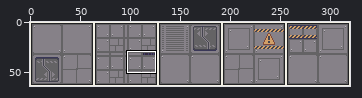
Pixel-art file, stored at art/modules/Floor_2x2.ase. The picture above shows the old version from afar; the outline marks the close-up.
Close-up. Old version:
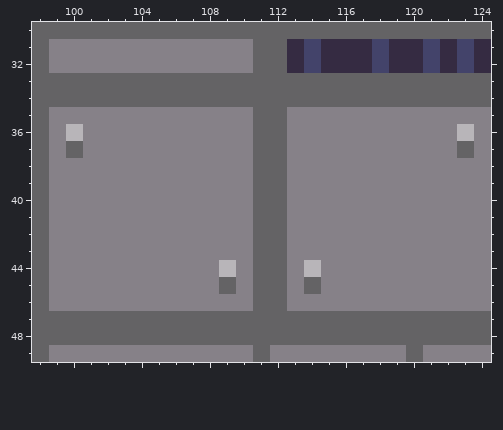
320x64 pixels, 1 frame. Shown: x 98..124, y 30..49. The commit also changed other parts of the picture, which this record leaves out.
And afterwards:
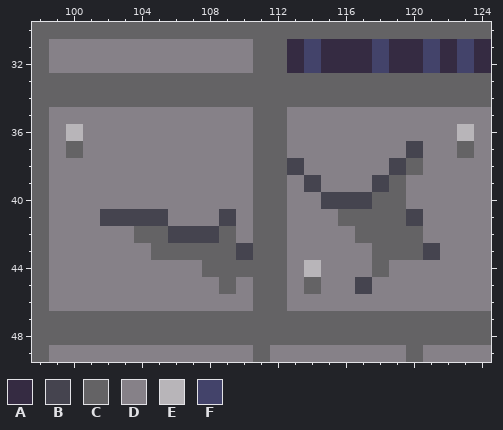
Palette (. is transparent): A #352b42  B #45444f  C #646365  D #868188  E #b8b5b9  F #43436a
The exact change:
layer "Layer 2" added
Layer "Layer 2":
Colour D becomes colour B in row 37 at x 120; in row 38 at x 113 and 119; in row 39 at x 114 and 118; in row 40 at x 115 to 117; in row 41 at x 102 to 105, 109 and 120; in row 42 at x 106 to 108.
Colour D becomes colour B in row 43 at x 110 and 121; in row 45 at x 117.
Colour D becomes colour C in row 38 at x 120; in row 39 at x 119; in row 40 at x 118 to 119; in row 41 at x 116 to 119; in row 42 at x 104 to 105, 109 and 117 to 120; in row 43 at x 105 to 109 and 118 to 120.
Colour D becomes colour C in row 44 at x 108, 110 and 118.
Colour E becomes colour C in row 44 at x 109.
Boxes around the changes in both close-ups, in picture pixels (x1, y1, x2, y2):
changed: (100, 141, 440, 294)
